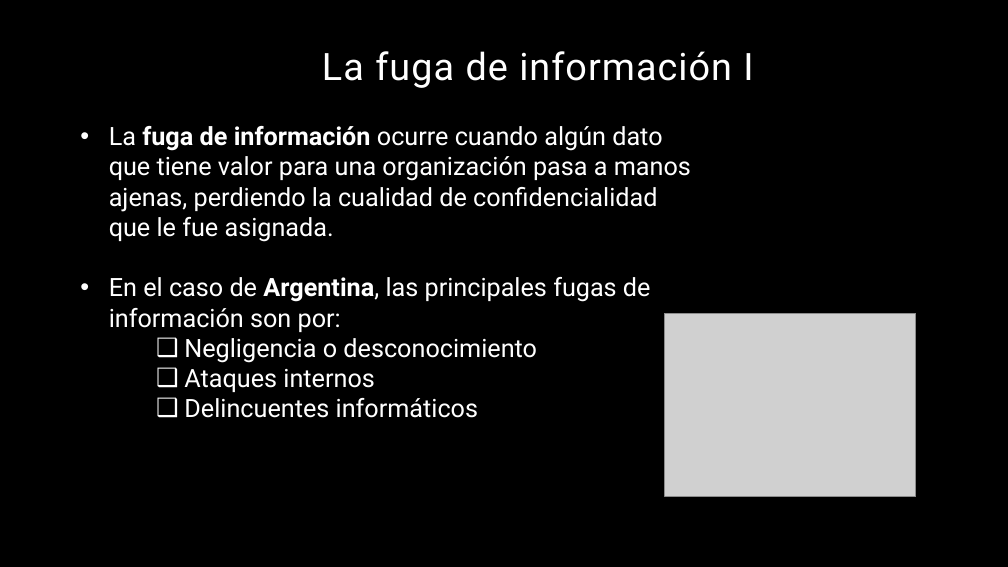
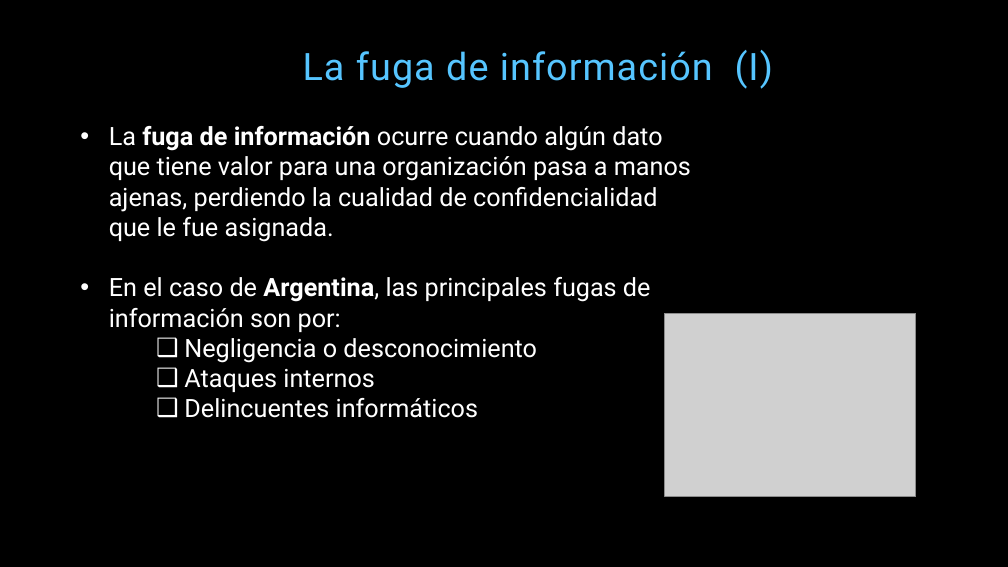
Before and after one commit to miparnisari/implantaciondesistemas, a slide deck: slide 5 of Presentacion/Fuga de Información.pptx. Drawn at 1008x567 pixels with LibreOffice and Linux fonts; fonts in the diff are those of the drawing; grey boxes stand for pictures; background and template pictures are left out. Boxes give left, top, right and bottom in pixels: in the first picture for what was removed or moved away, otherwise in the second. Text is boxed around its words. In the diff, an @@ line names an element or a change of style, - is before the commit and + after.

```diff
--- a/Presentacion/Fuga de Información.pptx
+++ b/Presentacion/Fuga de Información.pptx
@@ title at bbox=[303, 50, 773, 89]: text changed; text colour #FFFFFF to #56C5FF @@
-La fuga de información I
+La fuga de información (I)
```
Also in this commit, not shown: 15 other slides changed, 2 slides added, 1 slide removed.
